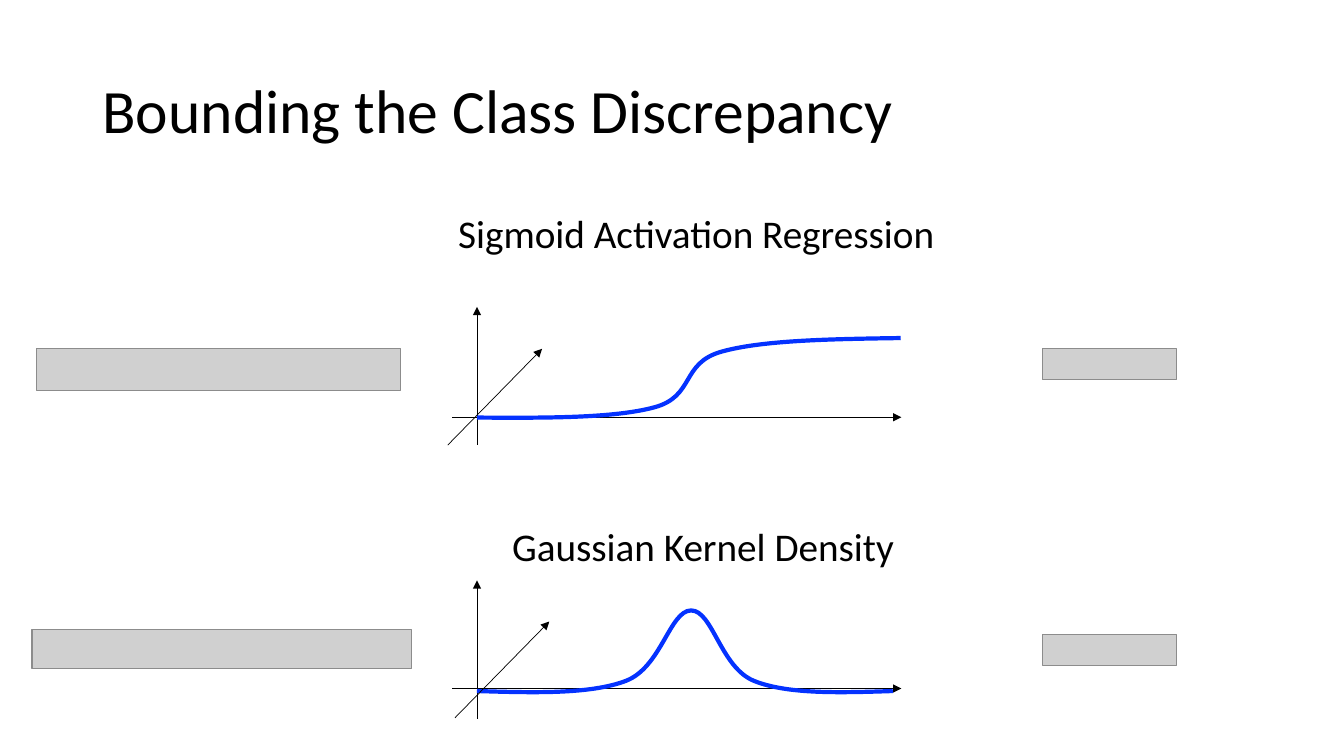
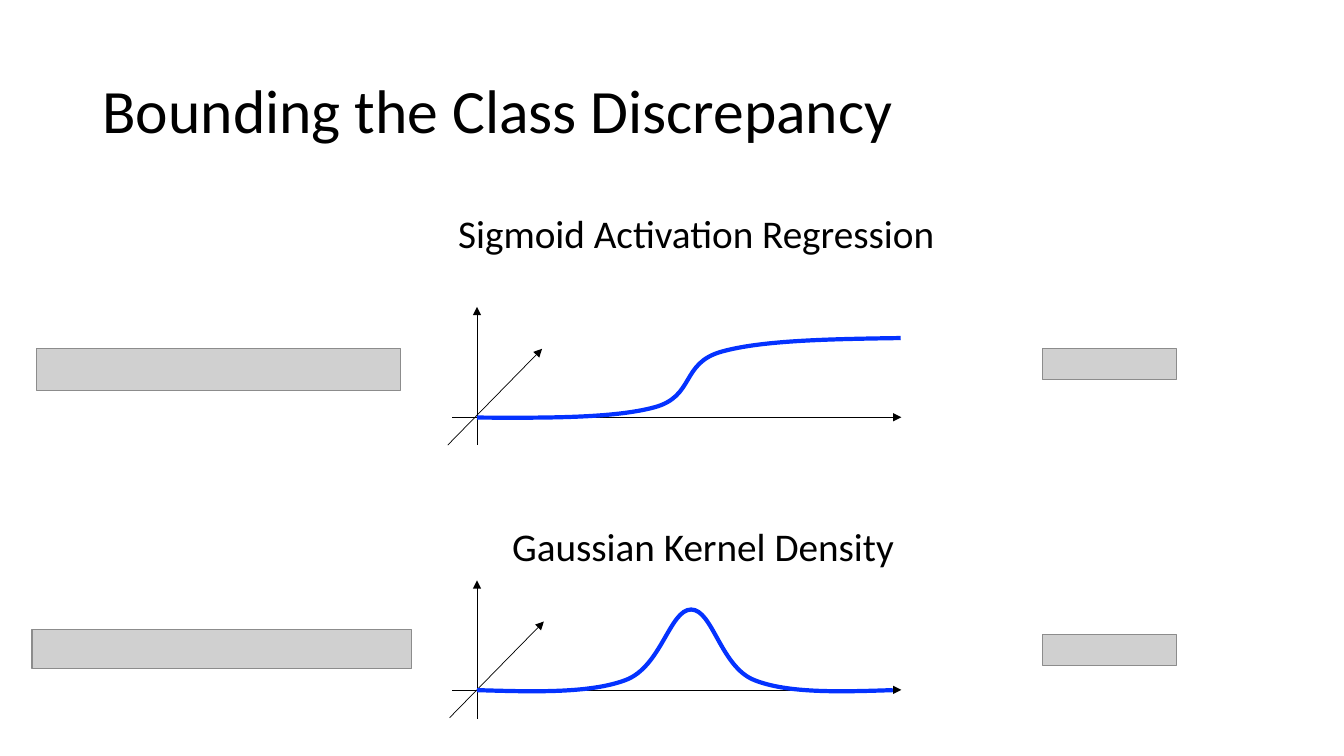
Before and after one commit to zkarnin/density_sketch, a slide deck: slide 13 of presentation.pptx (slide 14 before the commit). Drawn at 1344x756 pixels with LibreOffice and Linux fonts; fonts in the diff are those of the drawing; grey boxes stand for pictures; background and template pictures are left out. Boxes give left, top, right and bottom in pixels: in the first picture for what was removed or moved away, otherwise in the second. Text is boxed around its words. In the diff, an @@ line names an element or a change of style, - is before the commit and + after.

```diff
--- a/presentation.pptx
+++ b/presentation.pptx
@@ arrow moved from (549, 622) - (455, 718) to (544, 622) - (450, 718) @@
@@ freeform shape at [477, 610, 892, 692]: outline redrawn @@
```
Also in this commit, not shown: 10 other slides changed, 2 slides added, 1 slide removed.
